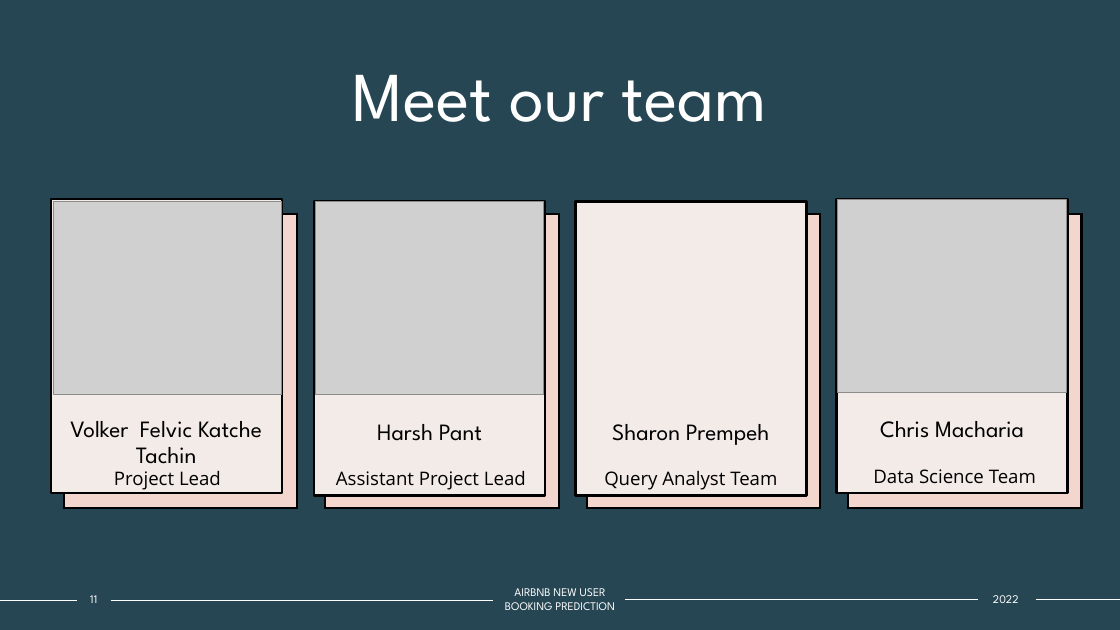
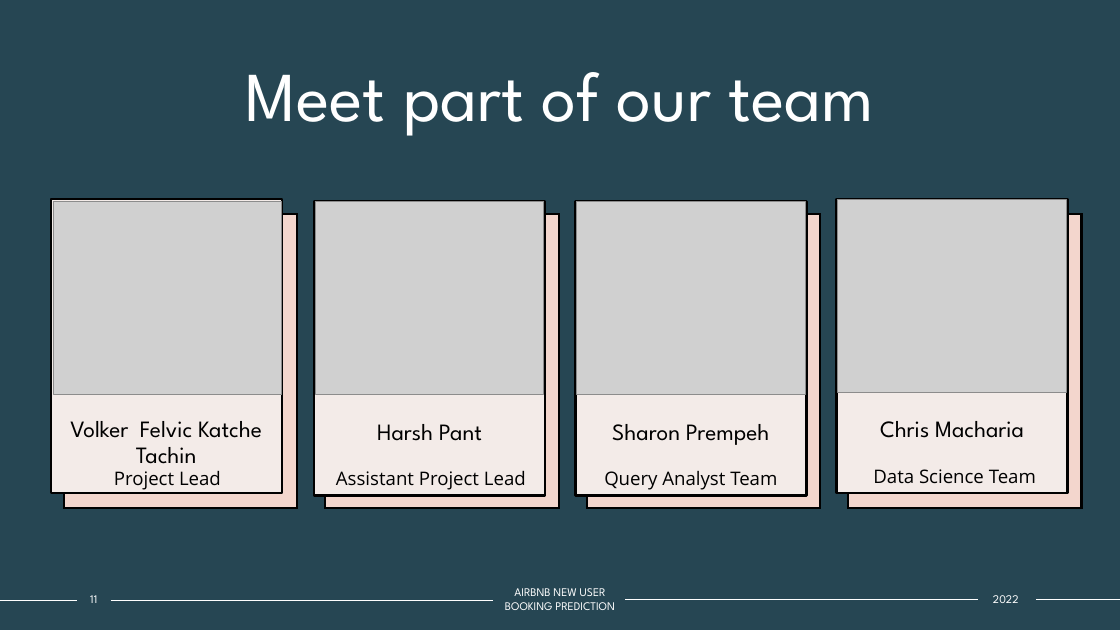
Before and after one commit to volkaseezn/Random-Forest-Premier-Project, a slide deck: slide 11 of AIRBNB NEW USER BOOKING PREDICTION.pptx. Drawn at 1120x630 pixels with LibreOffice and Linux fonts; fonts in the diff are those of the drawing; grey boxes stand for pictures. Boxes give left, top, right and bottom in pixels: in the first picture for what was removed or moved away, otherwise in the second. Text is boxed around its words. In the diff, an @@ line names an element or a change of style, - is before the commit and + after.

Commit message:
final powerpoint

```diff
--- a/AIRBNB NEW USER BOOKING PREDICTION.pptx
+++ b/AIRBNB NEW USER BOOKING PREDICTION.pptx
@@ title at (246,72,874,136): text changed @@
-Meet our team
+Meet part of our team
@@ picture added at (577,202,806,395) @@
```
